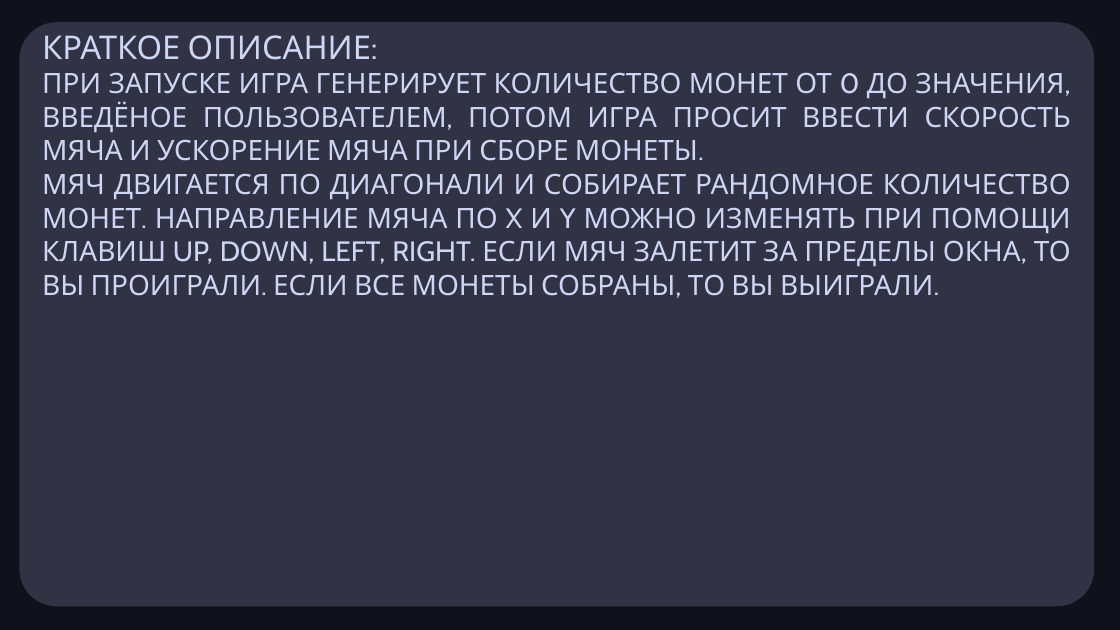
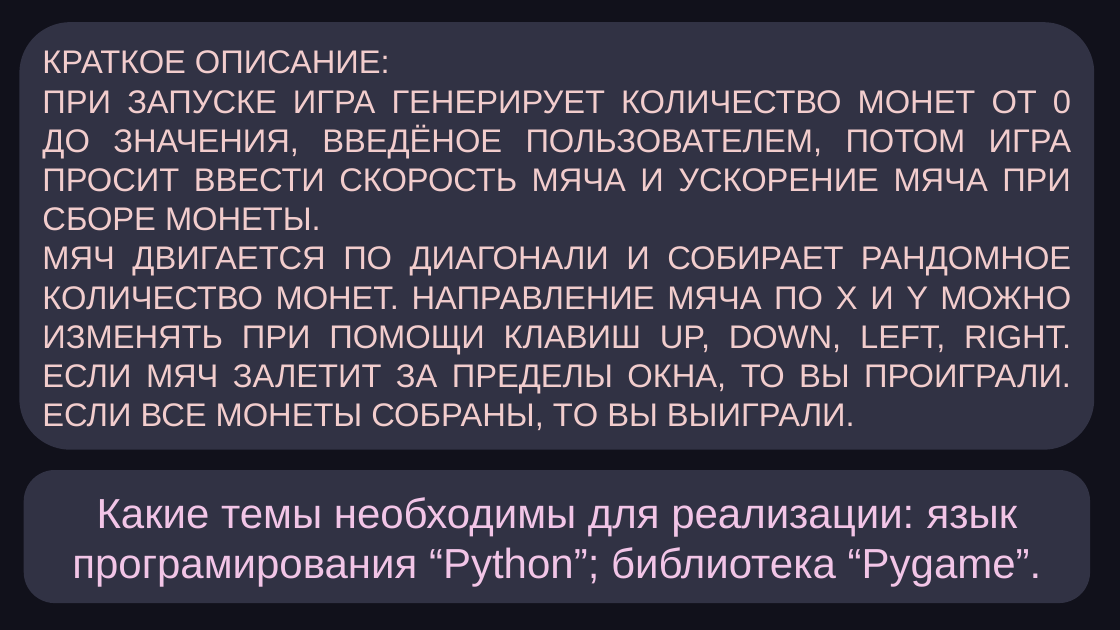
Before and after one commit to zkp3/B_and_CG, a slide deck: slide 2 of Preza.pptx. Drawn at 1120x630 pixels with LibreOffice and Linux fonts; fonts in the diff are those of the drawing. Boxes give left, top, right and bottom in pixels: in the first picture for what was removed or moved away, otherwise in the second. Text is boxed around its words. In the diff, an @@ line names an element or a change of style, - is before the commit and + after.

```diff
--- a/Preza.pptx
+++ b/Preza.pptx
@@ rounded rectangle "КРАТКОЕ ОПИСАНИЕ:": place and size @@
-rounded rectangle "КРАТКОЕ ОПИСАНИЕ:" at (42,35,1071,298)
+rounded rectangle "КРАТКОЕ ОПИСАНИЕ:" at (19,22,1095,450)
@@ rounded rectangle "КРАТКОЕ ОПИСАНИЕ:" at (19,22,1095,450): font Cabin to Arial, text colour #CDD6F4 to #F2CDCD, size 24 to 28 pt; fill none to #313244 @@
@@ rounded rectangle removed at (19,22,1095,606) @@
@@ rounded rectangle added at (24,471,1091,603), fill #313244, 36 pt, text #F2C5E7 @@
+Какие темы необходимы для реализации: язык програмирования “Python”; библиотека “Pygame”.
```
Also in this commit, not shown: 1 other slide changed, 1 slide added.
